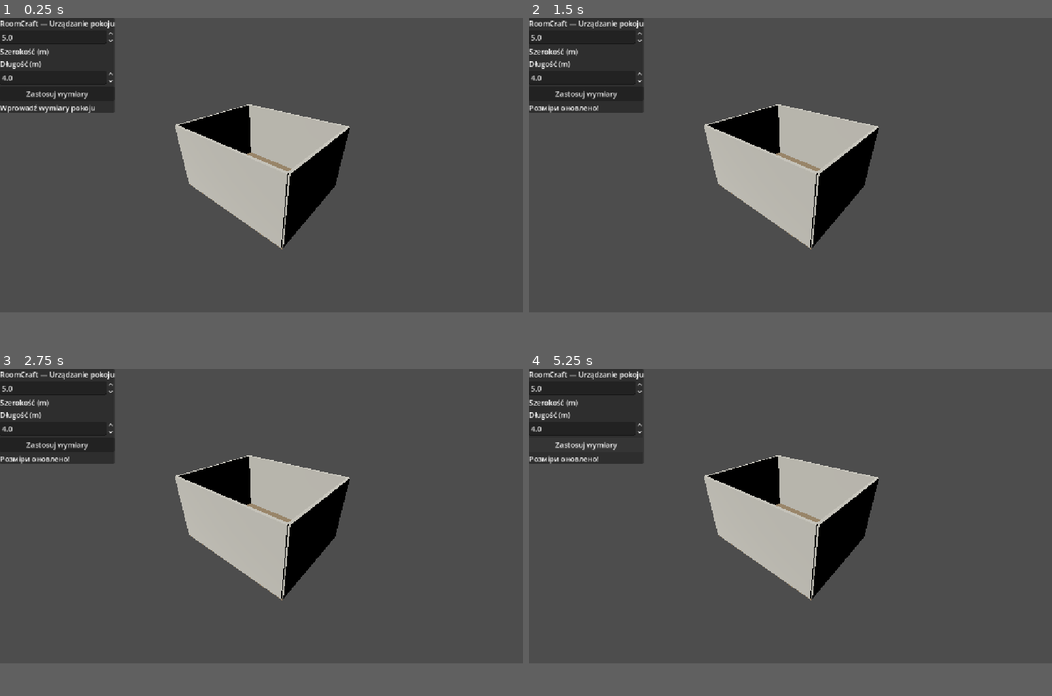
Above: before the commit, frames 1-4 (two rows, left to right).
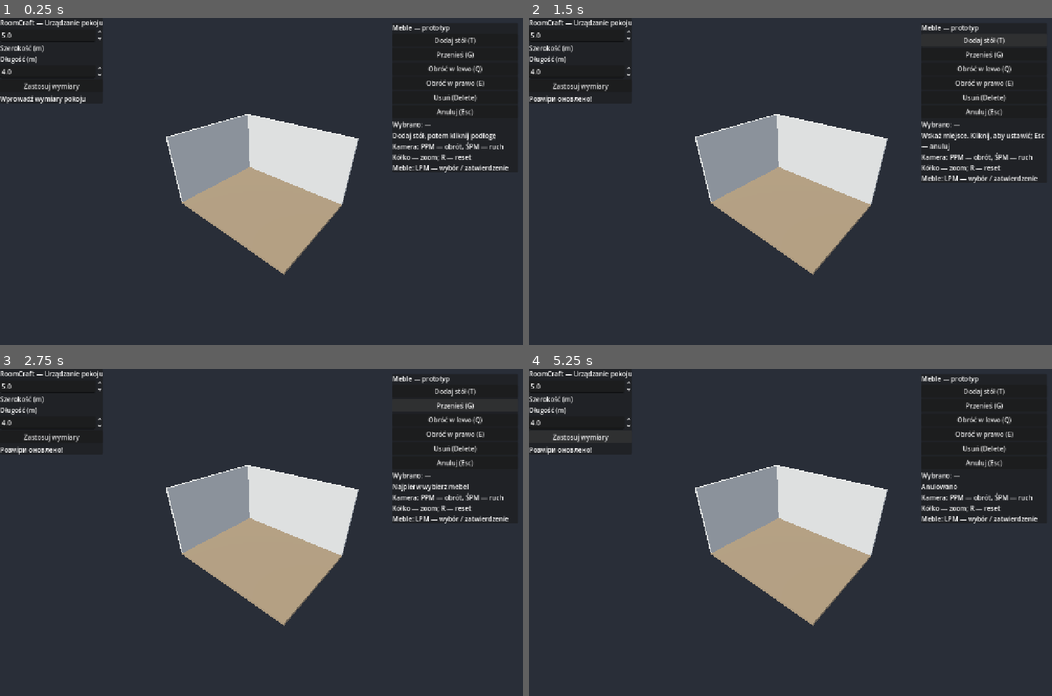
Above: after the commit, the same moments.

Repository: hulkovsky16/RoomCraft
Game: Godot game, scene res://scenes/Room.tscn
The game is run twice, just before and just after one commit, with the same random seed, the same clock (stepped at 60 frames per second) and the same inputs. Before the commit the project has no main scene; this scene is started directly in both runs.
Inputs (mouse positions are in pixels of both pictures, inside the frame that each line leads up to):
- Up to frame 1 (0.25 s): no input
- Up to frame 2 (1.5 s): click "Zastosuj wymiary" at 0.5 s; click (984, 37) at 1.25 s, where only the run after the commit has a clickable "Dodaj stół (T)"
- Up to frame 3 (2.75 s): click (455, 401) at 2 s, where only the run after the commit has a clickable "Przenieś (G)"
- Up to frame 4 (5.25 s): click (984, 414) at 2.75 s, where only the run after the commit has a clickable "Obróć w lewo (Q)"; click (984, 427) at 3.5 s, where only the run after the commit has a clickable "Obróć w prawo (E)"; click (984, 454) at 4.25 s, where only the run after the commit has a clickable "Anuluj (Esc)"; click "Zastosuj wymiary" at 5 s
In our replay, the window is 800x450 before the commit and 800x500 after it. These sizes can differ from the game's own. Grey fills any space a smaller window leaves; there, only what the larger window draws over its background counts as a difference.

The runs differ from the first frame. In frame 1, 84% of the frame differs, in the area x 0-100%, y 0-90%; in frame 2, 84%; in frame 3, 84%; in frame 4, 84%.

Commit message:
Add furniture placement prototype with collision validation and tests

Diff:
--- a/project.godot
+++ b/project.godot
@@ -11,10 +11,13 @@
 [application]
 
 config/name="RoomCraft"
+run/main_scene="res://scenes/Room.tscn"
 config/features=PackedStringArray("4.7", "Forward Plus")
 
 [display]
 
+window/size/viewport_width=1280
+window/size/viewport_height=800
 window/stretch/mode="canvas_items"
 window/stretch/aspect="expand"
 
--- a/scenes/Room.tscn
+++ b/scenes/Room.tscn
@@ -5,7 +5,15 @@
 [ext_resource type="Script" uid="uid://camjd5rff2xxi" path="res://scripts/camera_controller.gd" id="3_hfcue"]
 [ext_resource type="PackedScene" uid="uid://bx42g0723fddg" path="res://scenes/room_ui.tscn" id="4_tnfip"]
 
-[sub_resource type="BoxMesh" id="BoxMesh_ydu60"]
+[ext_resource type="Script" path="res://scripts/furniture_system.gd" id="5_furniture"]
+[ext_resource type="Script" path="res://scripts/furniture_debug_ui.gd" id="6_furniture_ui"]
+
+[sub_resource type="Environment" id="Environment_room"]
+background_mode = 1
+background_color = Color(0.16, 0.18, 0.22, 1)
+ambient_light_source = 3
+ambient_light_color = Color(0.85, 0.9, 1, 1)
+ambient_light_energy = 0.5
 
 [node name="Room" type="Node3D" unique_id=1153679153]
 script = ExtResource("1_liqgt")
@@ -14,9 +22,7 @@
 script = ExtResource("1_llheb")
 
 [node name="FurnitureRoot" type="Node3D" parent="." unique_id=898378887]
-
-[node name="MeshInstance3D" type="MeshInstance3D" parent="FurnitureRoot" unique_id=491341363]
-mesh = SubResource("BoxMesh_ydu60")
+script = ExtResource("5_furniture")
 
 [node name="Camera3D" type="Camera3D" parent="." unique_id=804807392]
 current = true
@@ -28,3 +34,9 @@
 [node name="UILayer" type="CanvasLayer" parent="." unique_id=179373543]
 
 [node name="RoomUI" parent="UILayer" unique_id=1639363027 instance=ExtResource("4_tnfip")]
+
+[node name="FurnitureDebugUI" type="CanvasLayer" parent="."]
+script = ExtResource("6_furniture_ui")
+
+[node name="WorldEnvironment" type="WorldEnvironment" parent="."]
+environment = SubResource("Environment_room")
--- a/scenes/room_ui.tscn
+++ b/scenes/room_ui.tscn
@@ -9,7 +9,7 @@
 anchor_bottom = 1.0
 grow_horizontal = 2
 grow_vertical = 2
-mouse_filter = 1
+mouse_filter = 2
 script = ExtResource("1_c1pem")
 
 [node name="SettingsPanel" type="PanelContainer" parent="." unique_id=670694031]
--- a/scripts/camera_controller.gd
+++ b/scripts/camera_controller.gd
@@ -20,6 +20,16 @@
 
 
 func _input(event: InputEvent) -> void:
+	# Always release a drag, even when the pointer moves over a UI panel.
+	if event is InputEventMouseButton and not event.pressed:
+		if event.button_index == MOUSE_BUTTON_RIGHT:
+			rotating = false
+		if event.button_index == MOUSE_BUTTON_MIDDLE:
+			panning = false
+	if get_viewport().gui_get_hovered_control() != null:
+		return
+	if get_viewport().gui_get_focus_owner() is LineEdit:
+		return
 	if event is InputEventMouseButton:
 		if event.button_index == MOUSE_BUTTON_RIGHT:
 			rotating = event.pressed
--- /dev/null
+++ b/scripts/furniture_debug_ui.gd
@@ -0,0 +1,35 @@
+extends CanvasLayer
+
+
+func _ready() -> void:
+	var system: FurnitureSystem = get_parent().get_node("FurnitureRoot")
+	var panel := PanelContainer.new()
+	add_child(panel)
+	panel.set_anchors_and_offsets_preset(Control.PRESET_TOP_RIGHT)
+	panel.offset_left = -320
+	panel.offset_right = -12
+	panel.offset_top = 12
+	var content := VBoxContainer.new()
+	panel.add_child(content)
+	var title := Label.new()
+	title.text = "Meble — prototyp"
+	content.add_child(title)
+	for entry in [["Dodaj stół (T)", system.begin_placement.bind("table")], ["Przenieś (G)", system.begin_move_selected], ["Obróć w lewo (Q)", system.rotate_active.bind(deg_to_rad(-15))], ["Obróć w prawo (E)", system.rotate_active.bind(deg_to_rad(15))], ["Usuń (Delete)", system.delete_selected], ["Anuluj (Esc)", system.cancel_placement]]:
+		var button := Button.new()
+		button.text = entry[0]
+		button.focus_mode = Control.FOCUS_NONE
+		button.pressed.connect(entry[1])
+		content.add_child(button)
+	var selection := Label.new()
+	selection.text = "Wybrano: —"
+	content.add_child(selection)
+	system.selection_changed.connect(func(item): selection.text = "Wybrano: " + ("Stół" if item != null else "—"))
+	var status := Label.new()
+	status.text = "Dodaj stół, potem kliknij podłogę"
+	status.custom_minimum_size.x = 300
+	status.autowrap_mode = TextServer.AUTOWRAP_WORD_SMART
+	content.add_child(status)
+	system.status_changed.connect(func(message): status.text = message)
+	var help := Label.new()
+	help.text = "Kamera: PPM — obrót, ŚPM — ruch\nKółko — zoom; R — reset\nMeble: LPM — wybór / zatwierdzenie"
+	content.add_child(help)
--- /dev/null
+++ b/scripts/furniture_item.gd
@@ -0,0 +1,48 @@
+extends StaticBody3D
+class_name FurnitureItem
+
+var furniture_id: String
+var type_id := "table"
+var size := Vector3(1.4, 0.75, 0.8)
+var surfaces: Array[MeshInstance3D] = []
+var material := StandardMaterial3D.new()
+
+
+func _ready() -> void:
+	collision_layer = 2
+	collision_mask = 0
+	material.albedo_color = Color("a87545")
+	_add_box(Vector3(size.x, 0.08, size.z), Vector3(0, size.y - 0.04, 0))
+	for x in [-1, 1]:
+		for z in [-1, 1]:
+			_add_box(Vector3(0.08, size.y - 0.08, 0.08), Vector3(x * (size.x / 2 - 0.09), (size.y - 0.08) / 2, z * (size.z / 2 - 0.09)))
+	var shape := CollisionShape3D.new()
+	var box := BoxShape3D.new()
+	box.size = size
+	shape.shape = box
+	shape.position.y = size.y / 2
+	add_child(shape)
+
+
+func _add_box(dimensions: Vector3, offset: Vector3) -> void:
+	var visual := MeshInstance3D.new()
+	var box := BoxMesh.new()
+	box.size = dimensions
+	visual.mesh = box
+	visual.position = offset
+	visual.material_override = material
+	add_child(visual)
+	surfaces.append(visual)
+
+
+func set_highlight(state: String) -> void:
+	match state:
+		"valid": material.albedo_color = Color("53d889")
+		"invalid": material.albedo_color = Color("ef6262")
+		"selected": material.albedo_color = Color("efc85b")
+		_: material.albedo_color = Color("a87545")
+
+
+func to_record() -> Dictionary:
+	return {"id": furniture_id, "type_id": type_id,
+		"position": [position.x, position.y, position.z], "rotation_y": rotation.y}
--- /dev/null
+++ b/scripts/furniture_system.gd
@@ -0,0 +1,265 @@
+extends Node3D
+class_name FurnitureSystem
+
+signal selection_changed(item: FurnitureItem)
+signal furniture_changed
+signal status_changed(message: String)
+
+const CATALOG := {"table": {"name": "Stół", "size": Vector3(1.4, 0.75, 0.8)}}
+const WALL_INSET := 0.05
+
+var selected: FurnitureItem
+var preview: FurnitureItem
+var moving: FurnitureItem
+var candidate_valid := false
+var room: Node
+var camera: Camera3D
+
+
+func _ready() -> void:
+	room = get_parent()
+	camera = get_viewport().get_camera_3d()
+	room.add_room_size_validator(can_resize_room)
+
+
+func get_catalog() -> Dictionary:
+	return CATALOG.duplicate(true)
+
+
+func _make_item(type_id: String) -> FurnitureItem:
+	var item := FurnitureItem.new()
+	item.type_id = type_id
+	item.size = CATALOG[type_id]["size"]
+	item.furniture_id = Crypto.new().generate_random_bytes(16).hex_encode()
+	add_child(item)
+	return item
+
+
+func spawn_furniture(type_id: String, at: Vector3) -> FurnitureItem:
+	if not CATALOG.has(type_id):
+		status_changed.emit("Nieznany typ mebla")
+		return null
+	var item := _make_item(type_id)
+	if not is_placement_valid(item, at, 0.0):
+		remove_child(item)
+		item.queue_free()
+		status_changed.emit("Brak miejsca: ściana lub inny mebel")
+		return null
+	item.position = Vector3(at.x, 0, at.z)
+	_select(item)
+	furniture_changed.emit()
+	return item
+
+
+func begin_placement(type_id: String) -> void:
+	cancel_placement()
+	if not CATALOG.has(type_id):
+		status_changed.emit("Nieznany typ mebla")
+		return
+	preview = _make_item(type_id)
+	preview.collision_layer = 0
+	preview.visible = false
+	status_changed.emit("Wskaż miejsce. Kliknij, aby ustawić; Esc — anuluj")
+
+
+func begin_move_selected() -> void:
+	if selected == null:
+		status_changed.emit("Najpierw wybierz mebel")
+		return
+	cancel_placement()
+	moving = selected
+	preview = _make_item(moving.type_id)
+	preview.rotation.y = moving.rotation.y
+	preview.collision_layer = 0
+	preview.visible = false
+	status_changed.emit("Wskaż nowe miejsce; Esc — anuluj")
+
+
+func cancel_placement() -> void:
+	var was_active := preview != null
+	if is_instance_valid(preview):
+		remove_child(preview)
+		preview.queue_free()
+	preview = null
+	moving = null
+	candidate_valid = false
+	if was_active:
+		status_changed.emit("Anulowano")
+
+
+func rotate_active(angle: float) -> void:
+	if not is_finite(angle):
+		return
+	if preview != null:
+		preview.rotation.y = wrapf(preview.rotation.y + angle, -PI, PI)
+	else:
+		rotate_selected(angle)
+
+
+func _select(item: FurnitureItem) -> void:
+	if is_instance_valid(selected):
+		selected.set_highlight("")
+	selected = item
+	if selected != null:
+		selected.set_highlight("selected")
+	selection_changed.emit(selected)
+
+
+func move_selected(at: Vector3) -> bool:
+	if selected == null or not is_placement_valid(selected, at, selected.rotation.y, selected):
+		status_changed.emit("Nie można przenieść mebla w to miejsce")
+		return false
+	selected.position = Vector3(at.x, 0, at.z)
+	furniture_changed.emit()
+	return true
+
+
+func rotate_selected(angle: float) -> bool:
+	if selected == null or not is_finite(angle):
+		return false
+	var yaw := wrapf(selected.rotation.y + angle, -PI, PI)
+	if not is_placement_valid(selected, selected.position, yaw, selected):
+		status_changed.emit("Obrót zablokowany: ściana lub inny mebel")
+		return false
+	selected.rotation.y = yaw
+	furniture_changed.emit()
+	return true
+
+
+func delete_selected() -> void:
+	cancel_placement()
+	if selected == null:
+		return
+	var item := selected
+	_select(null)
+	remove_child(item)
+	item.queue_free()
+	furniture_changed.emit()
+	status_changed.emit("Usunięto mebel")
+
+
+func get_all_furniture() -> Array[Dictionary]:
+	var records: Array[Dictionary] = []
+	for item in get_children():
+		if item is FurnitureItem and item != preview:
+			records.append(item.to_record())
+	return records
+
+
+func _corners(item: FurnitureItem, at: Vector3, yaw: float) -> Array[Vector2]:
+	var result: Array[Vector2] = []
+	for offset in [Vector3(-1, 0, -1), Vector3(1, 0, -1), Vector3(1, 0, 1), Vector3(-1, 0, 1)]:
+		var point: Vector3 = at + (offset * item.size / 2).rotated(Vector3.UP, yaw)
+		result.append(Vector2(point.x, point.z))
+	return result
+
+
+func _inside(points: Array[Vector2], bounds: Dictionary) -> bool:
+	var low: Vector2 = bounds["min"] + Vector2.ONE * WALL_INSET
+	var high: Vector2 = bounds["max"] - Vector2.ONE * WALL_INSET
+	for point in points:
+		if point.x < low.x or point.y < low.y or point.x > high.x or point.y > high.y:
+			return false
+	return true
+
+
+# Separating axis theorem: oriented footprints, including rotated furniture.
+func _overlaps(a: Array[Vector2], b: Array[Vector2]) -> bool:
+	for polygon in [a, b]:
+		for i in range(2):
+			var edge: Vector2 = polygon[i + 1] - polygon[i]
+			var axis := Vector2(-edge.y, edge.x).normalized()
+			var a_min := INF
+			var a_max := -INF
+			var b_min := INF
+			var b_max := -INF
+			for point in a:
+				a_min = minf(a_min, point.dot(axis))
+				a_max = maxf(a_max, point.dot(axis))
+			for point in b:
+				b_min = minf(b_min, point.dot(axis))
+				b_max = maxf(b_max, point.dot(axis))
+			if a_max <= b_min + 0.00001 or b_max <= a_min + 0.00001:
+				return false
+	return true
+
+
+func is_placement_valid(item: FurnitureItem, at: Vector3, yaw: float, ignore: FurnitureItem = null) -> bool:
+	if not at.is_finite() or not is_finite(yaw):
+		return false
+	var points := _corners(item, at, yaw)
+	if not _inside(points, room.get_floor_bounds()):
+		return false
+	for other in get_children():
+		if other is FurnitureItem and other != item and other != preview and other != ignore:
+			if _overlaps(points, _corners(other, other.position, other.rotation.y)):
+				return false
+	return true
+
+
+func can_resize_room(width: float, length: float) -> bool:
+	var bounds := {"min": Vector2(-width, -length) / 2, "max": Vector2(width, length) / 2}
+	for item in get_children():
+		if item is FurnitureItem and item != preview and not _inside(_corners(item, item.position, item.rotation.y), bounds):
+			status_changed.emit("Najpierw przesuń meble — pokój jest za mały")
+			return false
+	return true
+
+
+func _floor_point():
+	var mouse := get_viewport().get_mouse_position()
+	var origin := camera.project_ray_origin(mouse)
+	var direction := camera.project_ray_normal(mouse)
+	# Intersect the floor plane so walls never steal the placement ray.
+	return Plane(Vector3.UP, 0).intersects_ray(origin, direction)
+
+
+func _process(_delta: float) -> void:
+	if preview == null or camera == null:
+		return
+	var point = _floor_point()
+	candidate_valid = point != null and get_viewport().gui_get_hovered_control() == null
+	preview.visible = point != null
+	if point != null:
+		preview.position = point
+		candidate_valid = candidate_valid and is_placement_valid(preview, point, preview.rotation.y, moving)
+	preview.set_highlight("valid" if candidate_valid else "invalid")
+
+
+func _unhandled_input(event: InputEvent) -> void:
+	if event is InputEventKey and event.pressed and not event.echo:
+		match event.keycode:
+			KEY_ESCAPE:
+				cancel_placement()
+				status_changed.emit("Anulowano")
+			KEY_T: begin_placement("table")
+			KEY_G: begin_move_selected()
+			KEY_DELETE: delete_selected()
+			KEY_Q, KEY_E:
+				var angle := deg_to_rad(-15.0 if event.keycode == KEY_Q else 15.0)
+				rotate_active(angle)
+			_: return
+		get_viewport().set_input_as_handled()
+	if event is InputEventMouseButton and event.button_index == MOUSE_BUTTON_LEFT and event.pressed:
+		if preview != null:
+			_process(0)
+			if not candidate_valid:
+				status_changed.emit("Brak miejsca: ściana lub inny mebel")
+				return
+			var item := moving if moving != null else preview
+			item.position = preview.position
+			item.rotation.y = preview.rotation.y
+			if moving == null:
+				preview.collision_layer = 2
+				preview = null
+			cancel_placement()
+			_select(item)
+			furniture_changed.emit()
+			status_changed.emit("Ustawiono mebel")
+		else:
+			var mouse := get_viewport().get_mouse_position()
+			var origin := camera.project_ray_origin(mouse)
+			var query := PhysicsRayQueryParameters3D.create(origin, origin + camera.project_ray_normal(mouse) * 100, 2)
+			var hit := get_world_3d().direct_space_state.intersect_ray(query)
+			_select(hit.get("collider") as FurnitureItem)
+		get_viewport().set_input_as_handled()
--- a/scripts/room_controller.gd
+++ b/scripts/room_controller.gd
@@ -7,6 +7,13 @@
 @export_range(3.0, 10.0, 0.5) var initial_length: float = 4.0
 
 @onready var room_geometry: RoomGeometry = $RoomGeometry
+
+var room_size_validators: Array[Callable] = []
+
+
+func add_room_size_validator(validator: Callable) -> void:
+	if not room_size_validators.has(validator):
+		room_size_validators.append(validator)
 
 
 func _ready() -> void:
@@ -26,6 +33,9 @@
 		push_warning("Довжина повинна бути від 3 до 10 метрів.")
 		return false
 
+	for validator in room_size_validators:
+		if validator.is_valid() and not validator.call(width, length):
+			return false
 	room_geometry.rebuild(width, length)
 	room_size_changed.emit(width, length)
 	return true
--- a/scripts/room_geometry.gd
+++ b/scripts/room_geometry.gd
@@ -11,6 +11,23 @@
 
 var floor_material: StandardMaterial3D
 var wall_material: StandardMaterial3D
+
+
+func _process(_delta: float) -> void:
+	# Cutaway view: hide only walls between the camera and the interior.
+	var camera := get_viewport().get_camera_3d()
+	if camera == null:
+		return
+	var local_camera := to_local(camera.global_position)
+	for wall_name in ["LeftWall", "RightWall", "FrontWall", "BackWall"]:
+		var wall := get_node_or_null(NodePath(wall_name)) as Node3D
+		if wall == null:
+			continue
+		match wall_name:
+			"LeftWall": wall.visible = local_camera.x >= -room_width / 2
+			"RightWall": wall.visible = local_camera.x <= room_width / 2
+			"FrontWall": wall.visible = local_camera.z >= -room_length / 2
+			"BackWall": wall.visible = local_camera.z <= room_length / 2
 
 
 func _ready() -> void:
--- /dev/null
+++ b/tests/furniture_interaction_test.gd
@@ -0,0 +1,49 @@
+extends SceneTree
+var failures := 0
+func check(ok: bool, label: String):
+	print("PASS: " if ok else "FAIL: ", label)
+	if not ok: failures += 1
+func _initialize(): call_deferred("run")
+func click():
+	var event := InputEventMouseButton.new()
+	event.button_index = MOUSE_BUTTON_LEFT
+	event.pressed = true
+	event.position = root.get_mouse_position()
+	root.push_input(event)
+	event = event.duplicate()
+	event.pressed = false
+	root.push_input(event)
+func run():
+	var scene: Node3D = load("res://scenes/Room.tscn").instantiate()
+	root.add_child(scene)
+	await process_frame
+	var system: FurnitureSystem = scene.get_node("FurnitureRoot")
+	system.begin_placement("table")
+	root.warp_mouse(system.camera.unproject_position(Vector3.ZERO))
+	for i in range(5): await process_frame
+	check(system.candidate_valid, "Floor ray yields valid placement")
+	click()
+	await physics_frame
+	check(system.get_all_furniture().size() == 1, "Mouse click commits placement")
+	system._select(null)
+	root.warp_mouse(system.camera.unproject_position(Vector3(0, 0.7, 0)))
+	for i in range(5): await process_frame
+	click()
+	check(system.selected != null, "Mouse click selects table")
+	if system.selected != null:
+		system.begin_move_selected()
+		root.warp_mouse(system.camera.unproject_position(Vector3(1, 0, 0.6)))
+		for i in range(5): await process_frame
+		click()
+		check(system.selected.position.distance_to(Vector3(1,0,0.6)) < 0.05, "Mouse move commits new position")
+	system.begin_placement("table")
+	root.warp_mouse(Vector2(80, 80))
+	for i in range(5): await process_frame
+	check(not system.candidate_valid, "UI panel blocks placement")
+	system.cancel_placement()
+	system.spawn_furniture("table", Vector3(-0.8,0,0))
+	for i in range(5): await process_frame
+	await RenderingServer.frame_post_draw
+	root.get_texture().get_image().save_png("user://furniture_preview.png")
+	print("Failures: ", failures)
+	quit(1 if failures else 0)
--- /dev/null
+++ b/tests/furniture_test.gd
@@ -0,0 +1,65 @@
+extends SceneTree
+
+var failures := 0
+
+
+func check(value: bool, message: String) -> void:
+	if not value:
+		failures += 1
+		push_error(message)
+	else:
+		print("PASS: ", message)
+
+
+func _initialize() -> void:
+	call_deferred("run")
+
+
+func run() -> void:
+	var scene: Node3D = load("res://scenes/Room.tscn").instantiate()
+	root.add_child(scene)
+	await process_frame
+	await physics_frame
+	var system: FurnitureSystem = scene.get_node("FurnitureRoot")
+	check(system.camera != null, "Camera available for picking")
+	var table := system.spawn_furniture("table", Vector3.ZERO)
+	check(table != null, "Spawn table on floor")
+	check(system.spawn_furniture("table", Vector3.ZERO) == null, "Reject overlap")
+	check(system.spawn_furniture("missing", Vector3.ZERO) == null, "Reject unknown type")
+	check(system.spawn_furniture("table", Vector3(2.4, 0, 0)) == null, "Reject wall overlap")
+	check(not system.move_selected(Vector3(INF, 0, 0)), "Reject nonfinite position")
+	check(system.rotate_selected(PI / 4), "Rotate table at center")
+	var second := system.spawn_furniture("table", Vector3(0, 0, 1.4))
+	check(second != null, "Spawn second separate table")
+	check(not system.move_selected(Vector3(0, 0, 0.2)), "Reject overlap with rotated table")
+	check(not system.rotate_selected(PI / 2), "Reject rotation through wall")
+	check(is_zero_approx(second.rotation.y), "Rejected rotation preserves transform")
+	check(not scene.set_room_size(3, 3), "Reject shrink containing furniture outside bounds")
+	check(scene.get_room_size() == Vector2(5, 4), "Rejected resize preserves room")
+	system.begin_move_selected()
+	system.preview.position = Vector3(20, 0, 20)
+	system.cancel_placement()
+	check(second.position == Vector3(0, 0, 1.4), "Cancelled move preserves original position")
+	system.begin_placement("table")
+	check(system.get_all_furniture().size() == 2, "Preview excluded from persistence")
+	system.cancel_placement()
+	var records := system.get_all_furniture()
+	check(records[0]["id"] != records[1]["id"], "Unique stable identifiers")
+	check(records[0].has("rotation_y") and records[0].has("type_id"), "Persistence record contains type and yaw")
+	system.delete_selected()
+	check(system.get_all_furniture().size() == 1 and system.selected == null, "Delete clears selection")
+	check(scene.set_room_size(3, 3), "Resize succeeds when furniture fits")
+	# Two edge-touching tables fit, but a real overlap does not.
+	system._select(table)
+	system.delete_selected()
+	scene.set_room_size(5, 4)
+	system.spawn_furniture("table", Vector3(-0.7, 0, 0))
+	check(system.spawn_furniture("table", Vector3(0.7, 0, 0)) != null, "Touching edges allowed")
+	check(not system.move_selected(Vector3(0.69, 0, 0)), "Small actual overlap rejected")
+	await physics_frame
+	var query := PhysicsRayQueryParameters3D.create(Vector3(-0.7, 3, 0), Vector3(-0.7, -1, 0), 2)
+	check(not scene.get_world_3d().direct_space_state.intersect_ray(query).is_empty(), "Furniture collision supports picking")
+	scene.queue_free()
+	await process_frame
+	print("Failures: ", failures)
+	quit(1 if failures else 0)
Not shown, added: scripts/furniture_debug_ui.gd.uid
Not shown, added: scripts/furniture_item.gd.uid
Not shown, added: scripts/furniture_system.gd.uid
